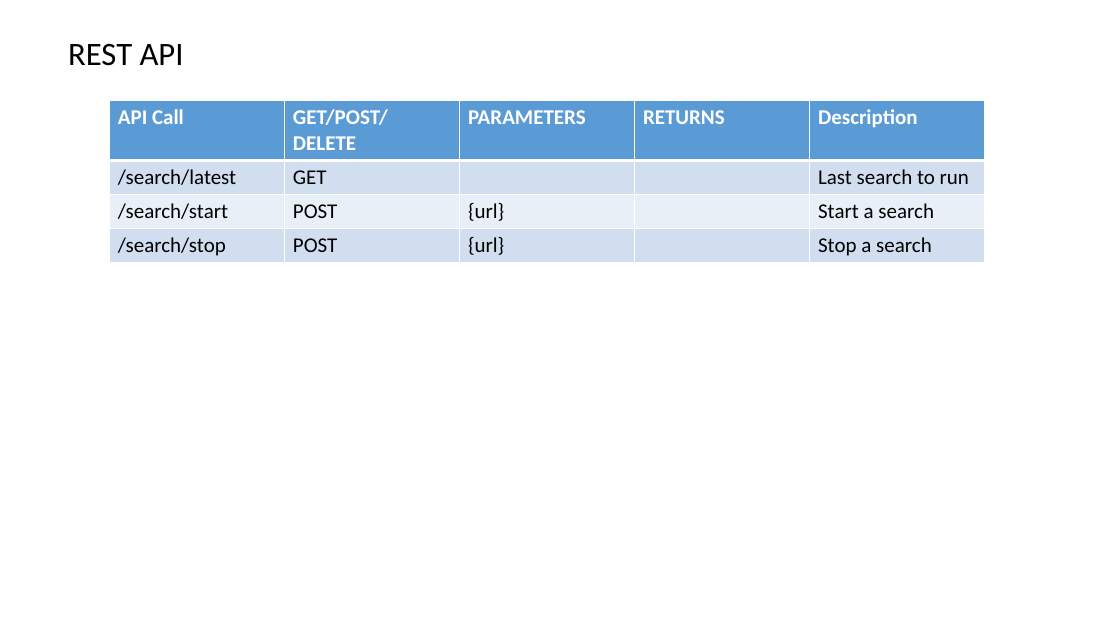
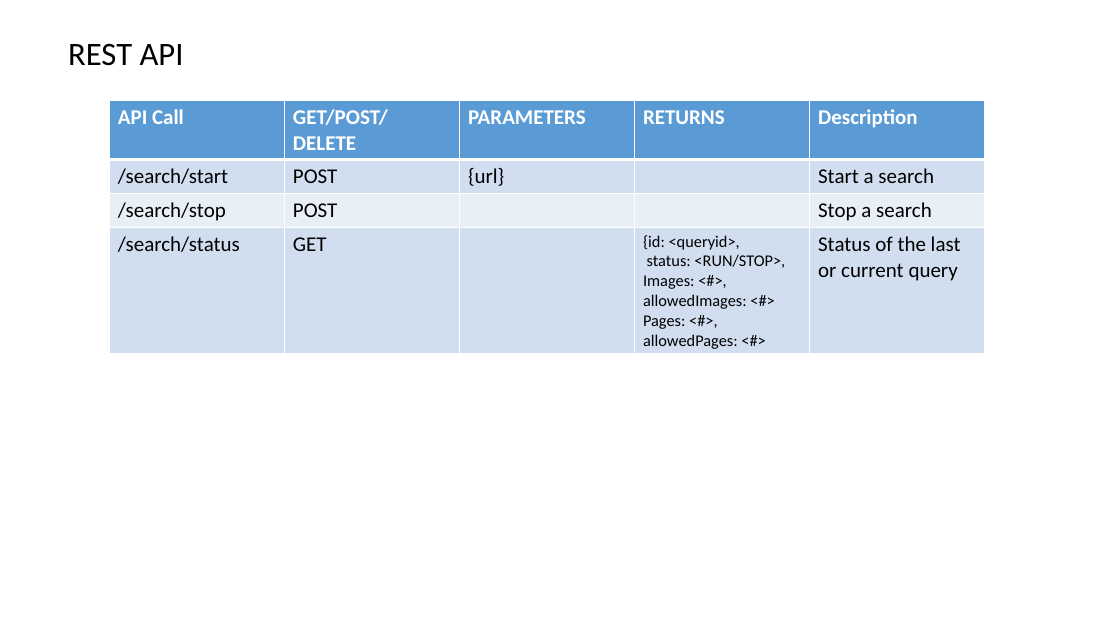
Before and after one commit to datim/squid, a slide deck: slide 19 of docs/design.pptx. Drawn at 1120x630 pixels with LibreOffice and Linux fonts; fonts in the diff are those of the drawing. Boxes give left, top, right and bottom in pixels: in the first picture for what was removed or moved away, otherwise in the second. Text is boxed around its words. In the diff, an @@ line names an element or a change of style, - is before the commit and + after.

```diff
--- a/docs/design.pptx
+++ b/docs/design.pptx
@@ table at [109, 101, 983, 353] @@
-row 2: /search/latest | GET |  |  | Last search to run
-row 4: /search/stop | POST | {url} |  | Stop a search
+row 3: /search/stop | POST |  |  | Stop a search
+row 4: /search/status | GET |  | {id: <queryid>, / status: <RUN/STOP>, / Images: <#>, / allowedImages: <#> / Pages: <#>, / allowedPages: <#> | Status of the last or current query
```
Also in this commit, not shown: 5 other slides changed, 11 other files.
